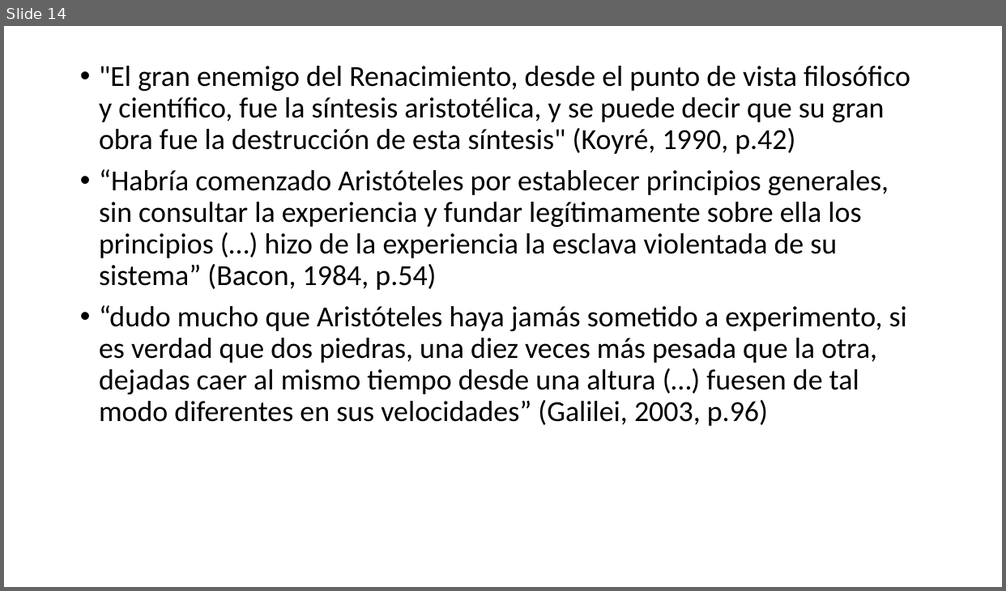
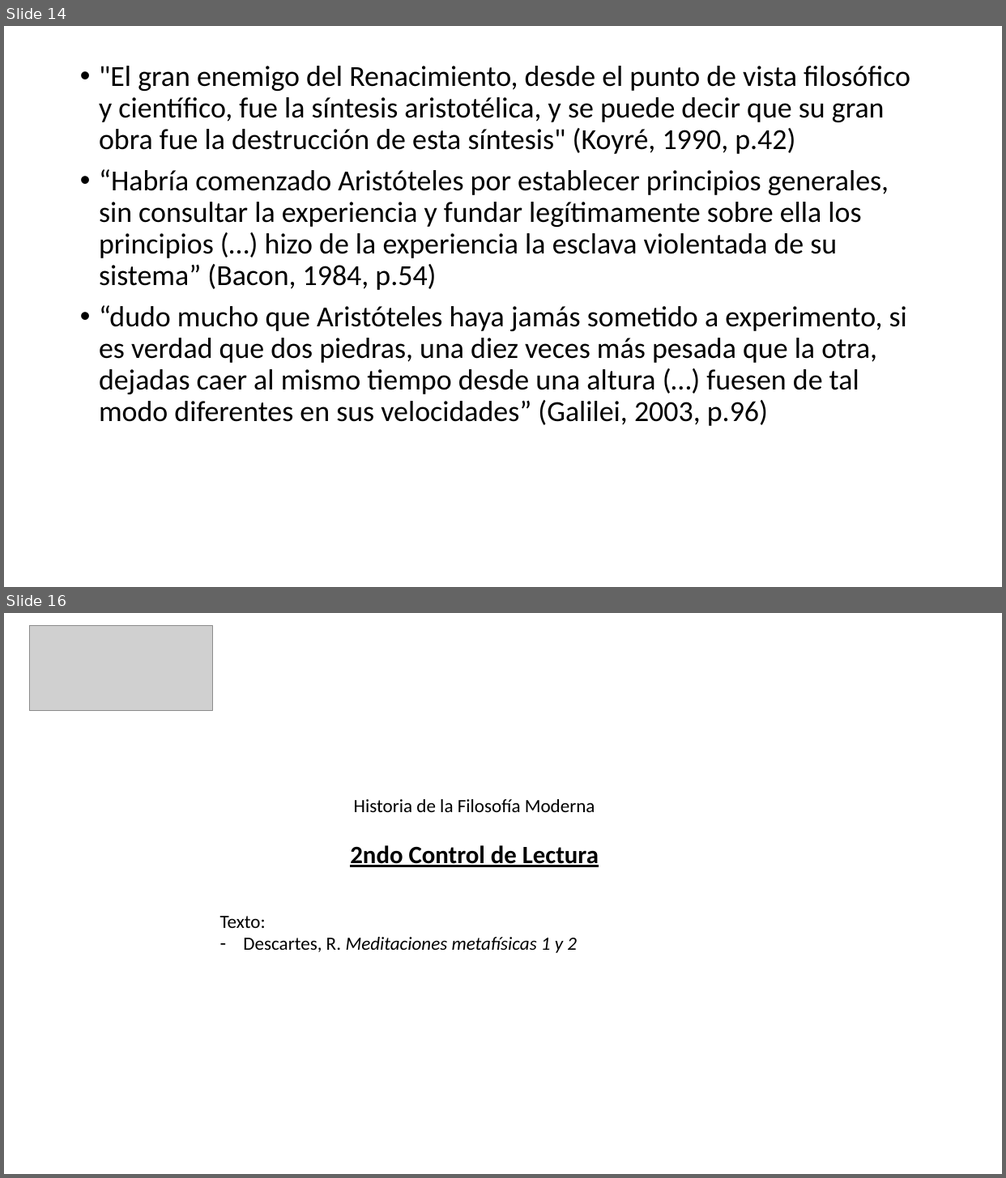
Before and after one commit to zaboltar/zaboltar.github.io, a slide deck: assets uarm/2024 1/moderna/compendio controles 1.pptx. Shown one above the other, each under a label of ours: slide 14 before the commit, slides 14 and 16 after it; the slides between them are not shown. The pictures are 1006x591 and 1006x1178 pixels, drawn with LibreOffice and Linux fonts; fonts in the diff are those of the drawing; grey boxes stand for pictures. Boxes give left, top, right and bottom in pixels: in the first picture for what was removed or moved away, otherwise in the second. Text is boxed around its words. In the diff, an @@ line names an element or a change of style, - is before the commit and + after.

```diff
--- a/assets uarm/2024 1/moderna/compendio controles 1.pptx
+++ b/assets uarm/2024 1/moderna/compendio controles 1.pptx
@@ slide 16 added at (4, 613, 1002, 1174), background #FFFFFF @@
@@ picture added at (29, 626, 213, 710) @@
@@ text added at (350, 799, 599, 867), 18 pt, text #000000 @@
+Historia de la Filosofía Moderna
+2ndo Control de Lectura
@@ text added at (220, 916, 577, 953), 18 pt, text #000000, italic @@
+Texto:
+– Descartes, R. Meditaciones metafísicas 1 y 2
```
Also in this commit, not shown: 6 other slides added, 3 other files.
